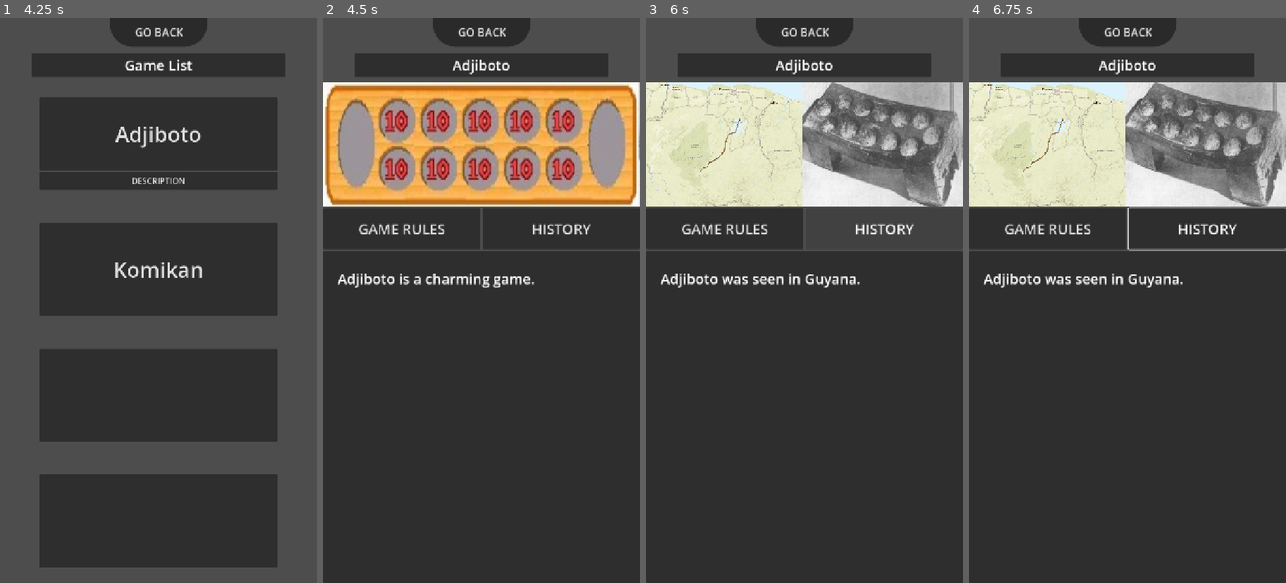
Above: before the commit, frames 1-4 (left to right).
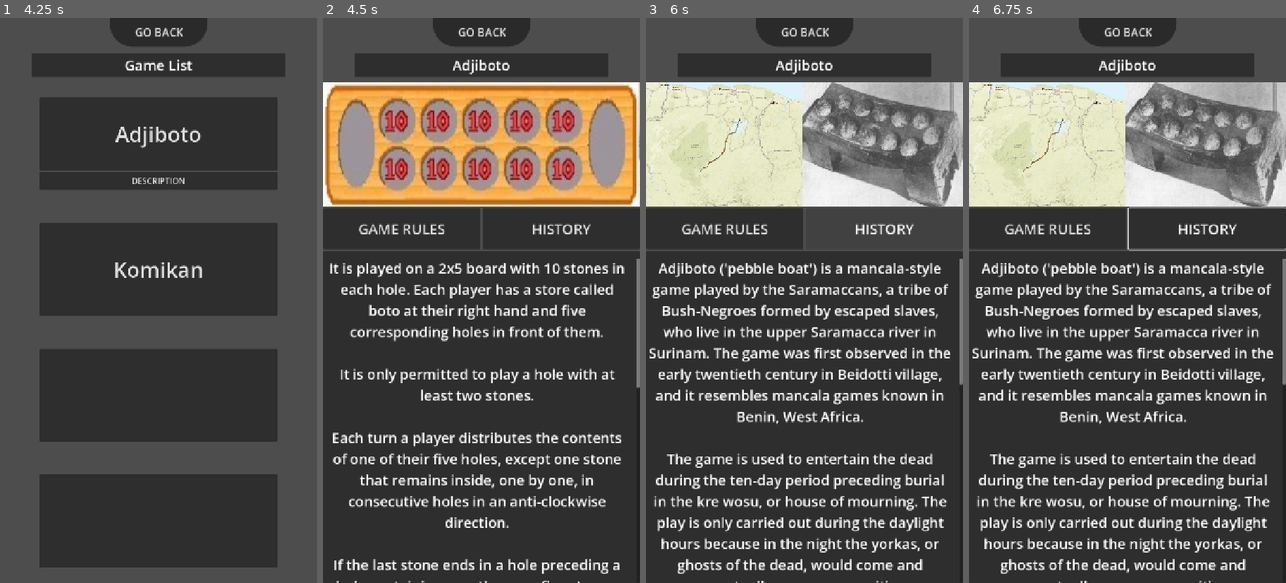
Above: after the commit, the same moments.

Repository: LeYohan-rgb/trad-games-hub
Game: Godot game, scene res://Scenes/starting_screen.tscn
The game is run twice, just before and just after one commit, with the same random seed, the same clock (stepped at 60 frames per second) and the same inputs. The engine's default icon, where the game draws it, is replaced by a stand-in: a white triangle on a blue panel in a dark square.
Inputs (mouse positions are in pixels of both pictures, inside the frame that each line leads up to):
- Up to frame 1 (4.25 s): click "PLAY" at 0.5 s; click "GO BACK" at 1.25 s; click "PLAY" at 2 s; click "Adjiboto" at 2.75 s; click "GO BACK" at 3.5 s
- Up to frame 2 (4.5 s): click "DESCRIPTION" at 4.25 s
- Up to frame 3 (6 s): click "GAME RULES" at 5 s; click "HISTORY" at 5.75 s
- Up to frame 4 (6.75 s): tap Enter at 6.5 s; move the mouse to (1197, 272) at 6.52 s; hold Right from 6.53 s (still down); tap Alt at 6.6 s; click (1197, 272) at 6.67 s

Frame 1 is identical in both runs. In frame 2, 9.0% of the frame differs, in the area x 2-100%, y 42-100%; in frame 3, 12%, in the area x 1-100%, y 42-100%; in frame 4, 12%.

Commit message:
Finished entering the data information for Adjiboto

Diff:
--- a/Scenes/game_selector.tscn
+++ b/Scenes/game_selector.tscn
@@ -72,6 +72,7 @@
 vertical_alignment = 1
 
 [node name="display_list" type="VBoxContainer" parent="." unique_id=839183947]
+visible = false
 layout_mode = 2
 size_flags_vertical = 3
 size_flags_stretch_ratio = 8.0
@@ -117,7 +118,6 @@
 offset_transform_scale = Vector2(0.75, 0.75)
 
 [node name="desc_box" type="VBoxContainer" parent="." unique_id=1092798658]
-visible = false
 layout_mode = 2
 size_flags_vertical = 3
 size_flags_stretch_ratio = 8.0
@@ -158,21 +158,32 @@
 size_flags_vertical = 3
 size_flags_stretch_ratio = 8.0
 
-[node name="text_lbl" type="Label" parent="desc_box/Panel2/text_container" unique_id=1406111964]
+[node name="ScrollContainer" type="ScrollContainer" parent="desc_box/Panel2/text_container" unique_id=176461245]
 layout_mode = 1
-anchors_preset = 8
-anchor_left = 0.5
-anchor_top = 0.5
-anchor_right = 0.5
-anchor_bottom = 0.5
-offset_left = -327.0
-offset_top = -336.5
-offset_right = 327.0
-offset_bottom = 336.5
+anchors_preset = 15
+anchor_right = 1.0
+anchor_bottom = 1.0
+offset_top = 16.0
 grow_horizontal = 2
 grow_vertical = 2
+
+[node name="text_lbl" type="Label" parent="desc_box/Panel2/text_container/ScrollContainer" unique_id=1406111964]
+custom_minimum_size = Vector2(700, 0)
+layout_mode = 2
 theme_override_font_sizes/font_size = 32
-text = "Adjiboto is a game blah blah blah"
+text = "Adjiboto (\"pebble boat\") is a mancala-style game played by the Saramaccans, a tribe of Bush-Negroes formed by escaped slaves, who live in the upper Saramacca river in Surinam. The game was first observed in the early twentieth century in Beidotti village, and it resembles mancala games known in Benin, West Africa.
+
+The game is used to entertain the dead during the ten-day period preceding burial in the kre wosu, or house of mourning. The play is only carried out during the daylight hours because in the night the yorkas, or ghosts of the dead, would come and eventually carry away spritis.
+
+The boards are only carved by old widowed men. They are made in two shapes, those having straight tops, and those in which the tops are curved. A village should have both types, so that if a person was fond of one kind of board dies, the people can play for a time on the other and there will be a lessened danger of his ghost coming to play with them. Although the Bush-Negroes are fine wood-carvers, the Saramacca boards are of the roughest. This is because of the sacred character of the game which is not one which can be hurried in playing. It must entail some effort and even pain to bring it to perfection.
+
+REFERENCE FOR THE GAME RULES:
+90. Adjiboto, an African Game of the Bush-Negroes of Dutch Guiana (Melville J. Herskovits)
+
+REFERENCE FOR THE GAME HISTORY:
+https://mancala.fandom.com/wiki/Adji-boto"
+horizontal_alignment = 1
+vertical_alignment = 1
 autowrap_mode = 2
 
 [connection signal="pressed" from="Control/Control/go_back_btn" to="." method="_on_go_back_btn_pressed"]
--- a/Scripts/Global.gd
+++ b/Scripts/Global.gd
@@ -4,18 +4,42 @@
 var game_mode : int = 0 #O IS ONLINE, 1 IS BOT
 var playing_game : int = 0
 var players :Array[String] = []
-var is_debugging : bool = true #ORIGIANL PROPORTION WAS 720 X 1280
+var is_debugging : bool = false #ORIGIANL PROPORTION WAS 720 X 1280
 
 var game_names : Dictionary = {
 	1: "Adjiboto",
 }
 var game_rules : Dictionary = {
-	1: "Adjiboto is a charming game.",
+	1: "It is played on a 2x5 board with 10 stones in each hole. Each player has a store called boto at their right hand and five corresponding holes in front of them.
+
+It is only permitted to play a hole with at least two stones.
+
+Each turn a player distributes the contents of one of their five holes, except one stone that remains inside, one by one, in consecutive holes in an anti-clockwise direction.
+
+If the last stone ends in a hole preceding a hole containing one, three, or five stones, these stones are captured and put into the player's boto. Any subsequent holes also containing one, three, or five stones are captured, until a hole is reached that does not have one of these numbers of stones. The exception to this is in the first move when no captures are made.
+
+OPENING PHASE:
+In the first ten turns, each player must play each of their five holes in any order.
+
+WINNING CONDITION:
+A player wins when their opponent can no longer play on their turn (none of their holes has more than one stone). However, if the opponent can refill all of their holes with ten stones with the stones they have captured, the game ends in a draw. (For example, if an opponent has captured 45 stones and each of their holes has one stone each, the game ends in a draw).
+",
 }
 
 var game_history : Dictionary = {
-	1: "Adjiboto was seen in Guyana.",
+	1: "Adjiboto ('pebble boat') is a mancala-style game played by the Saramaccans, a tribe of Bush-Negroes formed by escaped slaves, who live in the upper Saramacca river in Surinam. The game was first observed in the early twentieth century in Beidotti village, and it resembles mancala games known in Benin, West Africa.
+
+The game is used to entertain the dead during the ten-day period preceding burial in the kre wosu, or house of mourning. The play is only carried out during the daylight hours because in the night the yorkas, or ghosts of the dead, would come and eventually carry away spritis.
+
+The boards are only carved by old widowed men. They are made in two shapes, those having straight tops, and those in which the tops are curved. A village should have both types, so that if a person was fond of one kind of board dies, the people can play for a time on the other and there will be a lessened danger of his ghost coming to play with them. Although the Bush-Negroes are fine wood-carvers, the Saramacca boards are of the roughest. This is because of the sacred character of the game which is not one which can be hurried in playing. It must entail some effort and even pain to bring it to perfection.
+
+REFERENCE FOR THE GAME RULES:
+90. Adjiboto, an African Game of the Bush-Negroes of Dutch Guiana (Melville J. Herskovits)
+
+REFERENCE FOR THE GAME HISTORY:
+https://mancala.fandom.com/wiki/Adji-boto"
 }
+
 #1 - ADJIBOTO
 func after_leaving_a_game():
 	playing_game = 0
--- a/Scripts/game_selector.gd
+++ b/Scripts/game_selector.gd
@@ -4,12 +4,12 @@
 var game_showing : int = 0
 @onready var desc_box = $desc_box
 @onready var display_list = $display_list
-@onready var text_lbl = $desc_box/Panel2/text_container/text_lbl
+@onready var text_lbl = $desc_box/Panel2/text_container/ScrollContainer/text_lbl
 @onready var title_lbl = $Control/Control2/Label
 @onready var game_image = $desc_box/image_panel
 # Called when the node enters the scene tree for the first time.
 func _ready() -> void:
-	pass # Replace with function body.
+	unshow_desc_box()
 
 
 # Called every frame. 'delta' is the elapsed time since the previous frame.
